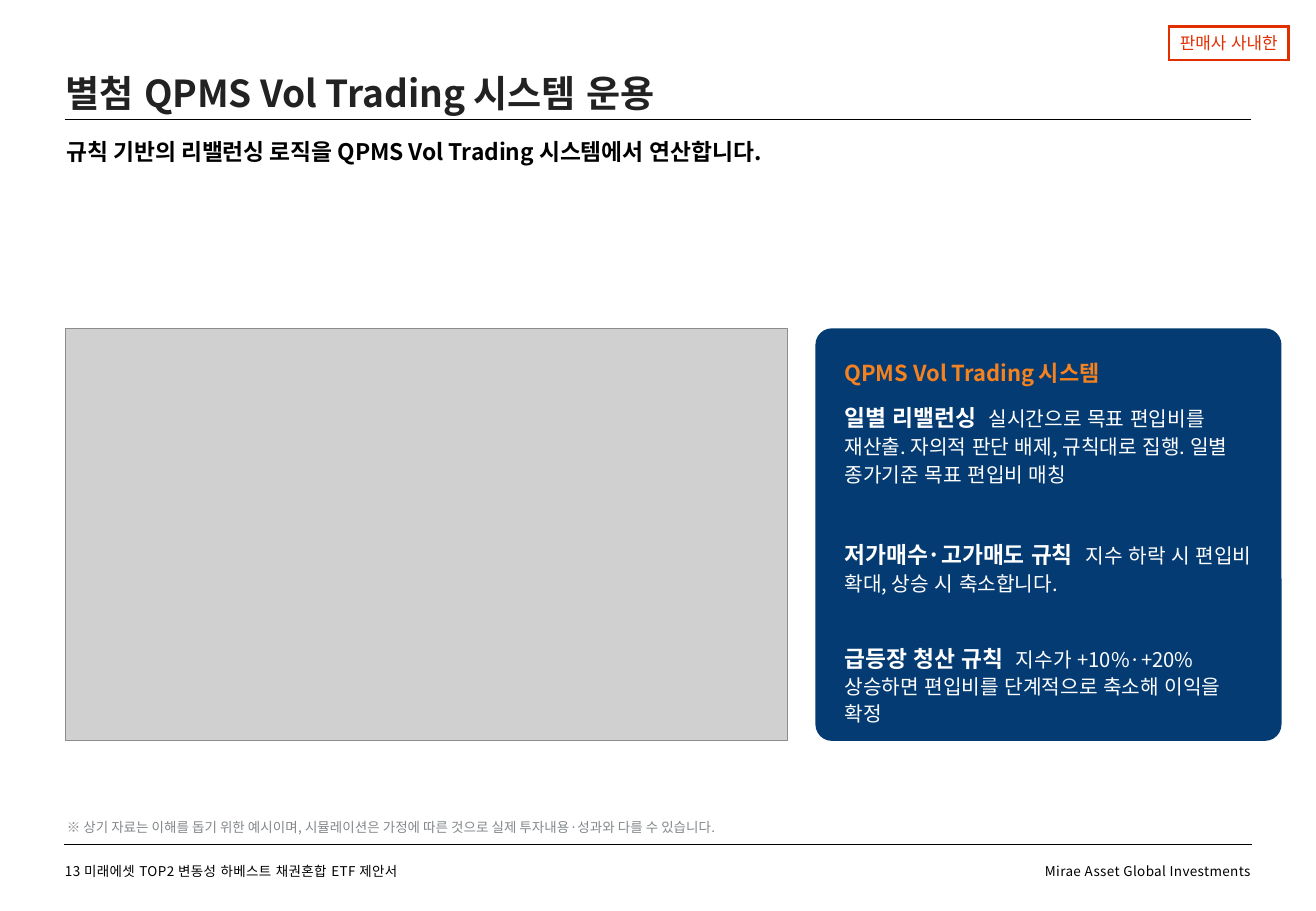
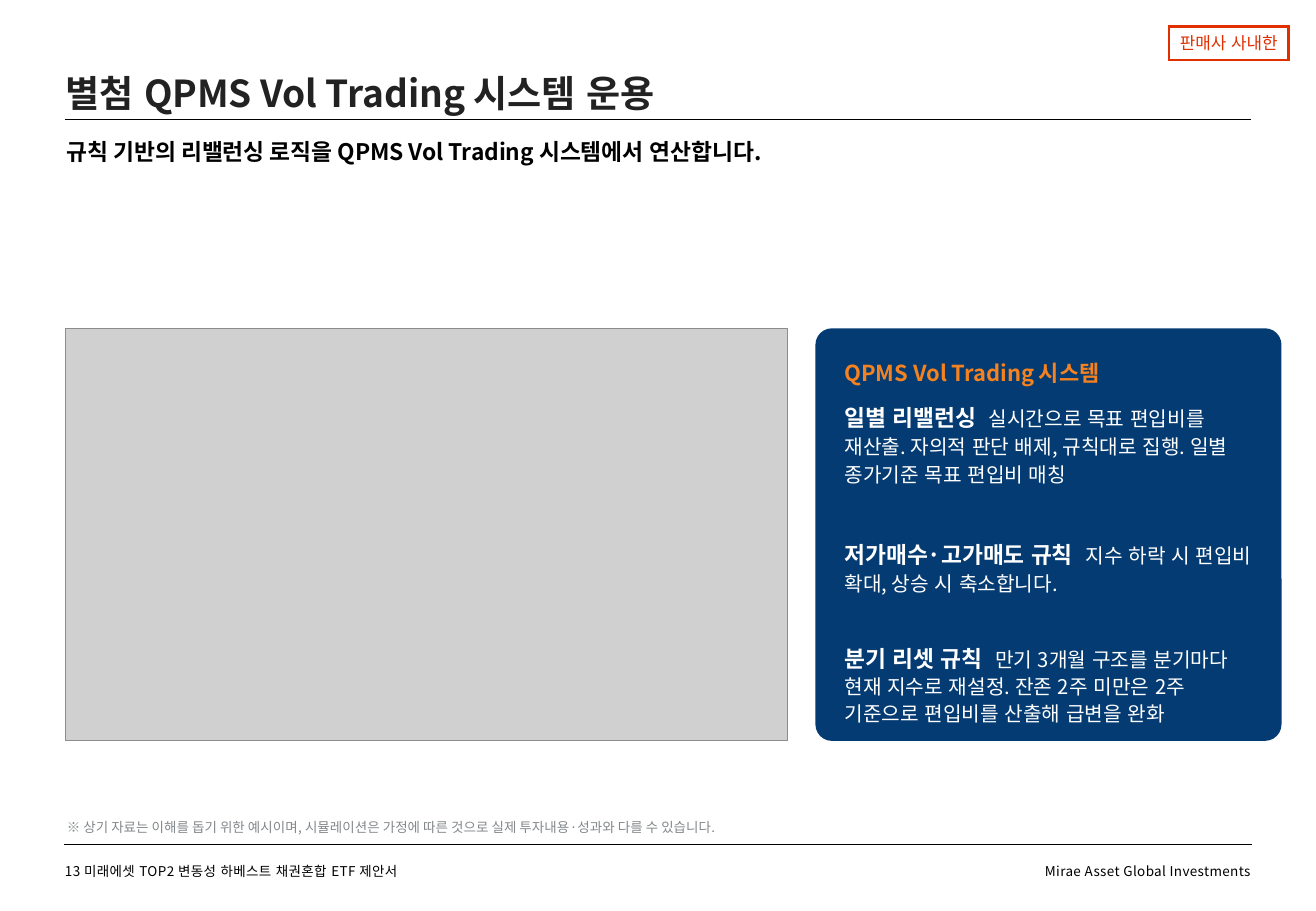
Before and after one commit to gamer383-bit/Volatility-Fund, a slide deck: slide 14 of 제안서/변동성하베스트_TOP2채권혼합ETF_v1_20260730.pptx. Drawn at 1316x911 pixels with LibreOffice and Linux fonts; fonts in the diff are those of the drawing; grey boxes stand for pictures. Boxes give left, top, right and bottom in pixels: in the first picture for what was removed or moved away, otherwise in the second. Text is boxed around its words. In the diff, an @@ line names an element or a change of style, - is before the commit and + after.

```diff
--- a/제안서/변동성하베스트_TOP2채권혼합ETF_v1_20260730.pptx
+++ b/제안서/변동성하베스트_TOP2채권혼합ETF_v1_20260730.pptx
@@ text in rounded rectangle at [845,648,1228,723]: text changed @@
-급등장 청산 규칙 지수가 +10%·+20% 상승하면 편입비를 단계적으로 축소해 이익을 확정
+분기 리셋 규칙 만기 3개월 구조를 분기마다 현재 지수로 재설정. 잔존 2주 미만은 2주 기준으로 편입비를 산출해 급변을 완화
```
Also in this commit, not shown: 5 other files.
